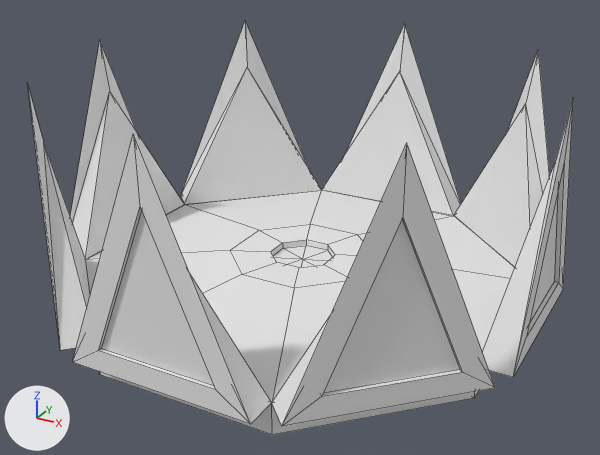
One commit to the OBJ model Mecha Mayhem/projects/Prototype/res/morph/spawner/spawner2.obj: the scene before it, then after it.
The view is the same before and after, from a camera (50 mm lens) standing at (1.59, -2.92, 1.8) and looking at (0.02, -0.07, 0.37). The axes (+X, +Y, +Z) are drawn at lower left. The lights are the same throughout. Mesh edges are drawn as thin lines. Where no turn or scale is listed for an object, it has been applied to the vertices. Vertices at the same position are counted once.
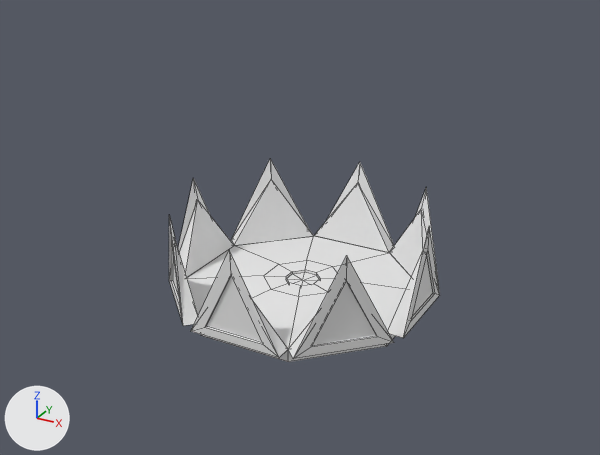
Pixel boxes (x1, y1, x2, y2) of what changed, in the pictures (600 x 455 px; the box of a moved part takes in the faces that stretch with it):
'Cone', reshaped (50% narrower, 51% shorter): before (27, 22, 573, 435); after (169, 159, 440, 362)
part 1 of me_cone, moved or reshaped: before (72, 134, 272, 424); after (191, 250, 288, 358)
part 2 of me_cone, moved or reshaped: before (272, 143, 495, 426); after (288, 256, 394, 359)
part 3 of me_cone, moved or reshaped: before (483, 100, 573, 377); after (388, 227, 440, 338)
part 4 of me_cone, moved or reshaped: before (454, 51, 550, 267); after (389, 188, 439, 286)
part 5 of me_cone, moved or reshaped: before (322, 24, 461, 216); after (314, 162, 394, 253)
part 6 of me_cone, moved or reshaped: before (181, 22, 321, 204); after (231, 159, 314, 245)
part 7 of me_cone, moved or reshaped: before (70, 41, 184, 259); after (178, 178, 234, 277)
part 8 of me_cone, moved or reshaped: before (27, 83, 90, 350); after (169, 216, 198, 326)
part 9 of me_cone, moved or reshaped: before (86, 190, 515, 435); after (187, 236, 411, 362)

The change, as a diff of the scene's bpy script:
```diff
--- a/Mecha Mayhem/projects/Prototype/res/morph/spawner/spawner2.obj.py
+++ b/Mecha Mayhem/projects/Prototype/res/morph/spawner/spawner2.obj.py
@@ me_cone @@
-me_cone.from_pydata(...)  # 138 vertices, 152 faces; spans x -1.06..1.06, y -1.06..1.06, z 0.0..1.06
+me_cone.from_pydata(...)  # 138 vertices, 152 faces; spans x -0.57..0.57, y -0.57..0.57, z 0.0..0.47
+# me_cone part 1: the loose piece of 12 vertices spanning x -0.38..0.38, y -1.06..-0.92, z 0.13..1.06 is scaled about the mesh origin by (0.541, 0.541, 0.446)
+# me_cone part 2: the loose piece of 12 vertices spanning x 0.38..1.02, y -1.02..-0.38, z 0.13..1.06 is scaled about the mesh origin by (0.541, 0.541, 0.446)
+# me_cone part 3: the loose piece of 12 vertices spanning x 0.92..1.06, y -0.38..0.38, z 0.13..1.06 is scaled about the mesh origin by (0.541, 0.541, 0.446)
+# me_cone part 4: the loose piece of 12 vertices spanning x 0.38..1.02, y 0.39..1.02, z 0.13..1.06 is scaled about the mesh origin by (0.541, 0.541, 0.446)
+# me_cone part 5: the loose piece of 12 vertices spanning x -0.39..0.38, y 0.92..1.06, z 0.13..1.06 is scaled about the mesh origin by (0.541, 0.541, 0.446)
+# me_cone part 6: the loose piece of 12 vertices spanning x -1.02..-0.38, y 0.38..1.02, z 0.13..1.06 is scaled about the mesh origin by (0.541, 0.541, 0.446)
+# me_cone part 7: the loose piece of 12 vertices spanning x -1.06..-0.92, y -0.38..0.38, z 0.13..1.06 is scaled about the mesh origin by (0.541, 0.541, 0.446)
+# me_cone part 8: the loose piece of 12 vertices spanning x -1.02..-0.38, y -1.02..-0.38, z 0.13..1.06 is scaled about the mesh origin by (0.541, 0.541, 0.446)
+# me_cone part 9
+# 41 vertices are removed from x -0.92..0.92, y -0.92..0.92, z 0.0..0.22
+# 48 faces are deleted
+# 33 vertices are added at x -0.5..0.5, y -0.5..0.5, z 0.0..0.1
+# 8 new vertices lie (0.0, 0.0, 0.06) away from vertices in x -0.5..0.5, y -0.5..0.5, z 0.0
+# 4 new faces join them, mat_material_001 (white #e7e7e7)
+# 8 new faces join them, mat_material_002 (white #e7e7e7)
+# 16 new faces join them, mat_material_004 (white #e7e7e7)
+# 8 new faces join them, mat_material_005 (white #e7e7e7)
+# 4 new faces join them, mat_material_007 (white #e7e7e7)
+# 8 new faces join them, mat_material_008 (white #e7e7e7)
 me_cone.materials.append(mat_material_001)
@@ me_cone @@
 me_cone.materials.append(mat_material_005)
+me_cone.materials.append(mat_material_006)  # white #e7e7e7
+me_cone.materials.append(mat_material_007)  # white #e7e7e7
+me_cone.materials.append(mat_material_008)  # white #e7e7e7
```
